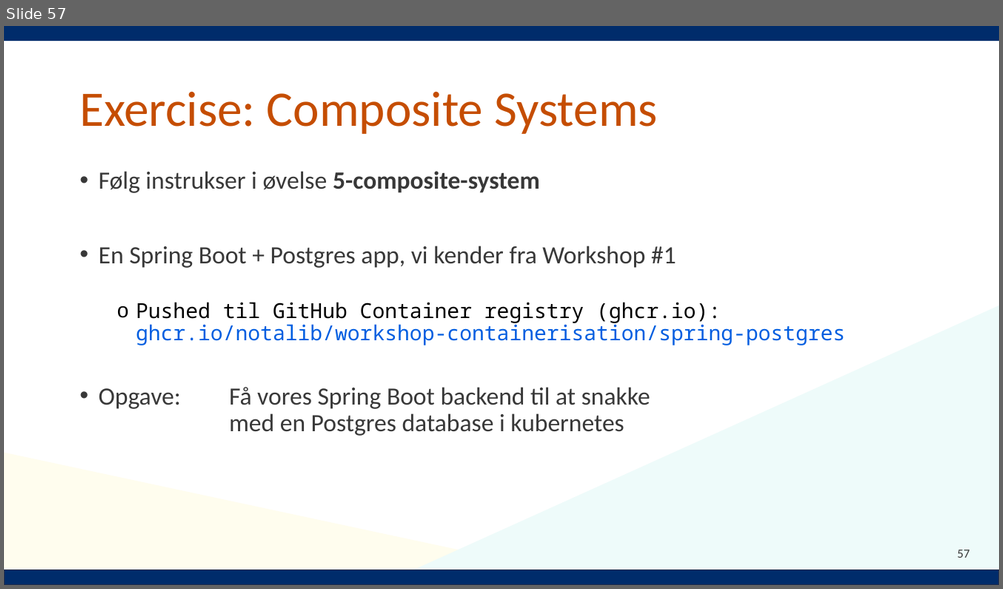
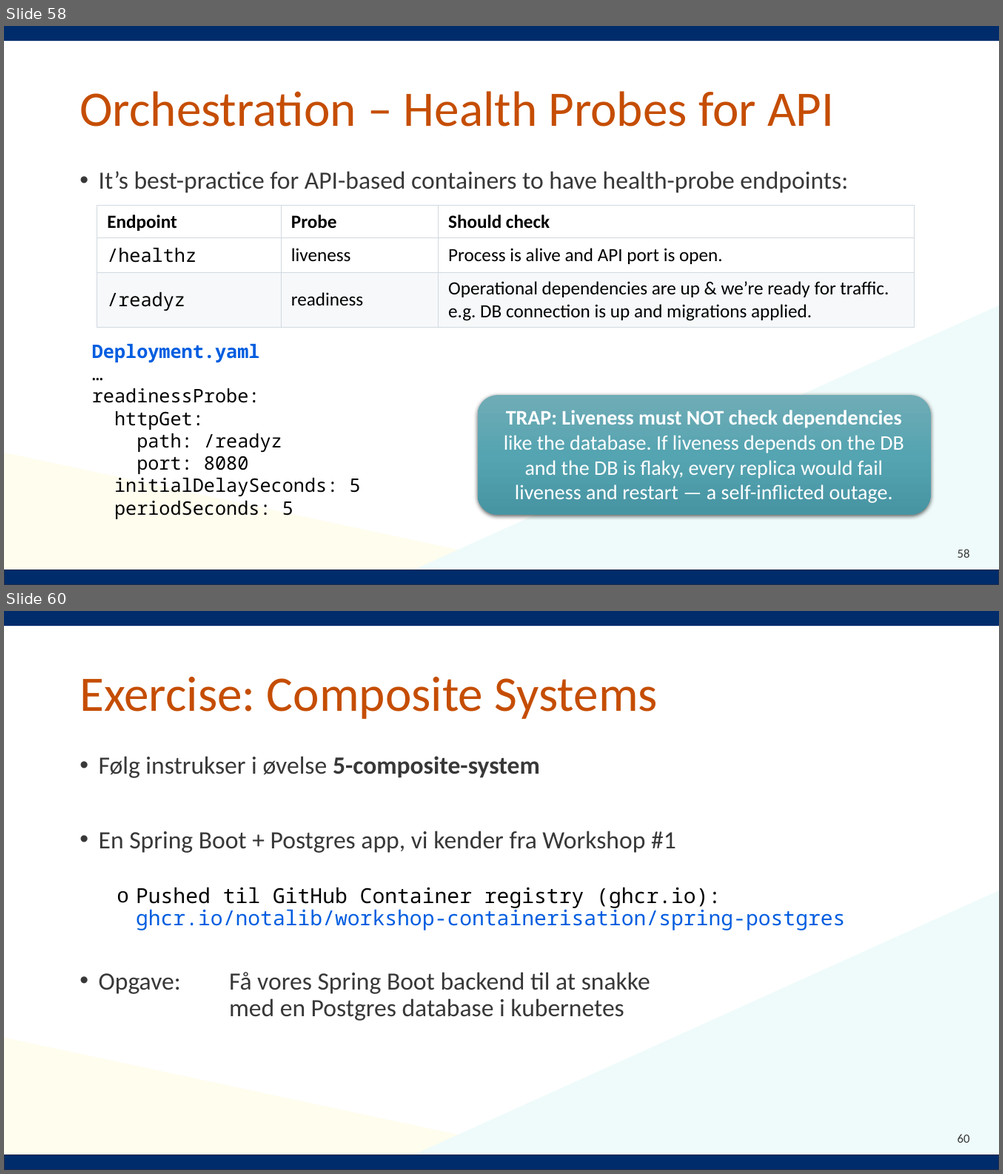
Before and after one commit to Notalib/workshop-kubernetes, a slide deck: Kubernetes_workshop.pptx. Shown one above the other, each under a label of ours: slide 57 before the commit, slides 58 and 60 after it; the slides between them are not shown. The pictures are 1003x589 and 1003x1174 pixels, drawn with LibreOffice and Linux fonts; fonts in the diff are those of the drawing; background and template pictures are left out. Boxes give left, top, right and bottom in pixels: in the first picture for what was removed or moved away, otherwise in the second. Text is boxed around its words. In the diff, an @@ line names an element or a change of style, - is before the commit and + after.

```diff
--- a/Kubernetes_workshop.pptx
+++ b/Kubernetes_workshop.pptx
@@ slide 58 added at (x1=4, y1=26, x2=999, y2=585), background #FFFFFF; not listed: 5 template elements that a slide beside it also shows @@
@@ title added at (x1=79, y1=91, x2=834, y2=127), 48 pt, text #C54D02 @@
+Orchestration – Health Probes for API
@@ text added at (x1=99, y1=171, x2=848, y2=193), 24 pt, text #383838 @@
+• It’s best-practice for API-based containers to have health-probe endpoints:
@@ table added at (x1=97, y1=206, x2=915, y2=324), 3 rows, 3 columns @@
+Endpoint | Probe | Should check
+/healthz | liveness | Process is alive and API port is open.
+/readyz | readiness | Operational dependencies are up & we’re ready for traffic. e.g. DB connection is up and migrations applied.
@@ text added at (x1=92, y1=344, x2=361, y2=520), 18 pt, text #000000 @@
+Deployment.yaml
+…
+readinessProbe:
+httpGet:
+path: /readyz
+port: 8080
+initialDelaySeconds: 5
+periodSeconds: 5
@@ rounded rectangle added at (x1=478, y1=395, x2=930, y2=514), fill gradient #70ACB7 to #56A5B2 to #4896A3, 20 pt, text #FFFFFF @@
+TRAP: Liveness must NOT check dependencies like the database. If liveness depends on the DB and the DB is flaky, every replica would fail liveness and restart — a self-inflicted outage.
@@ what was slide 57 is now slide 60 @@
@@ page number at (x1=957, y1=1134, x2=970, y2=1143): text changed @@
-57
+60
```
Also in this commit, not shown: 14 slides changed, 5 other slides added, 3 slides removed, 10 other files.
